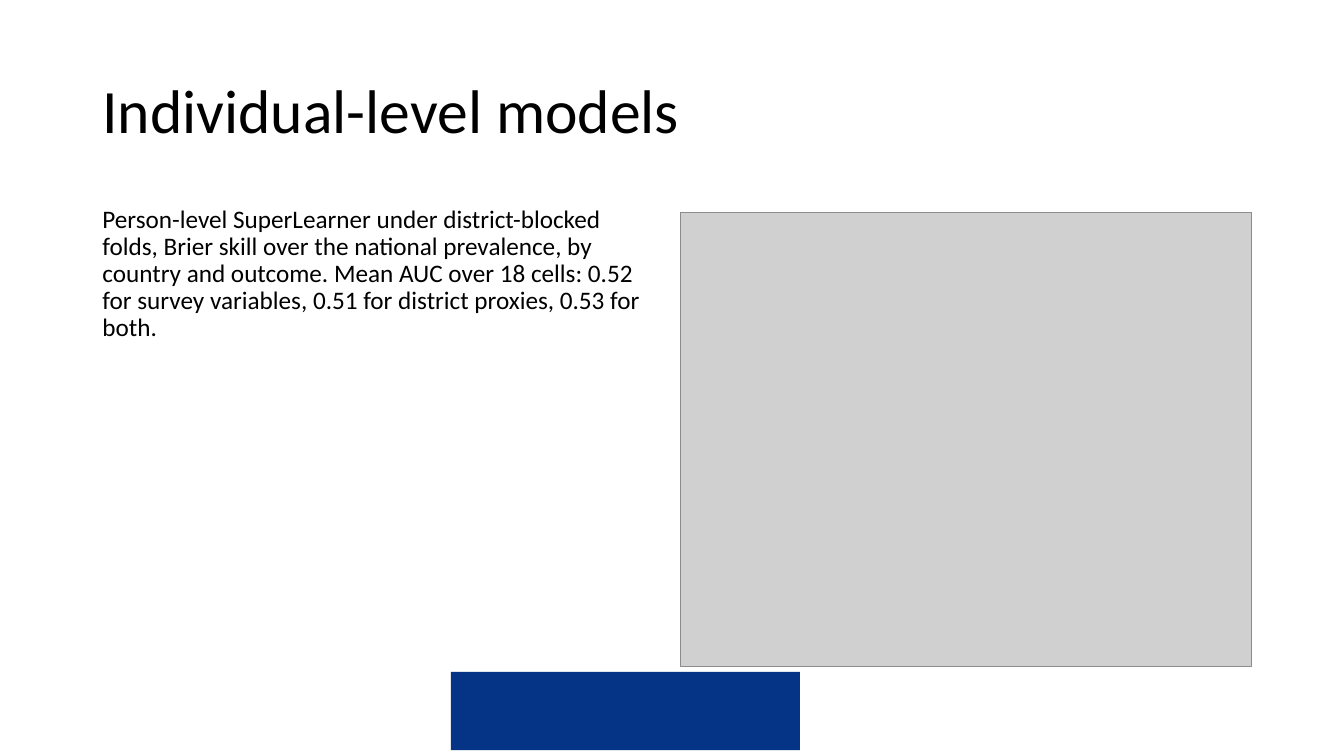
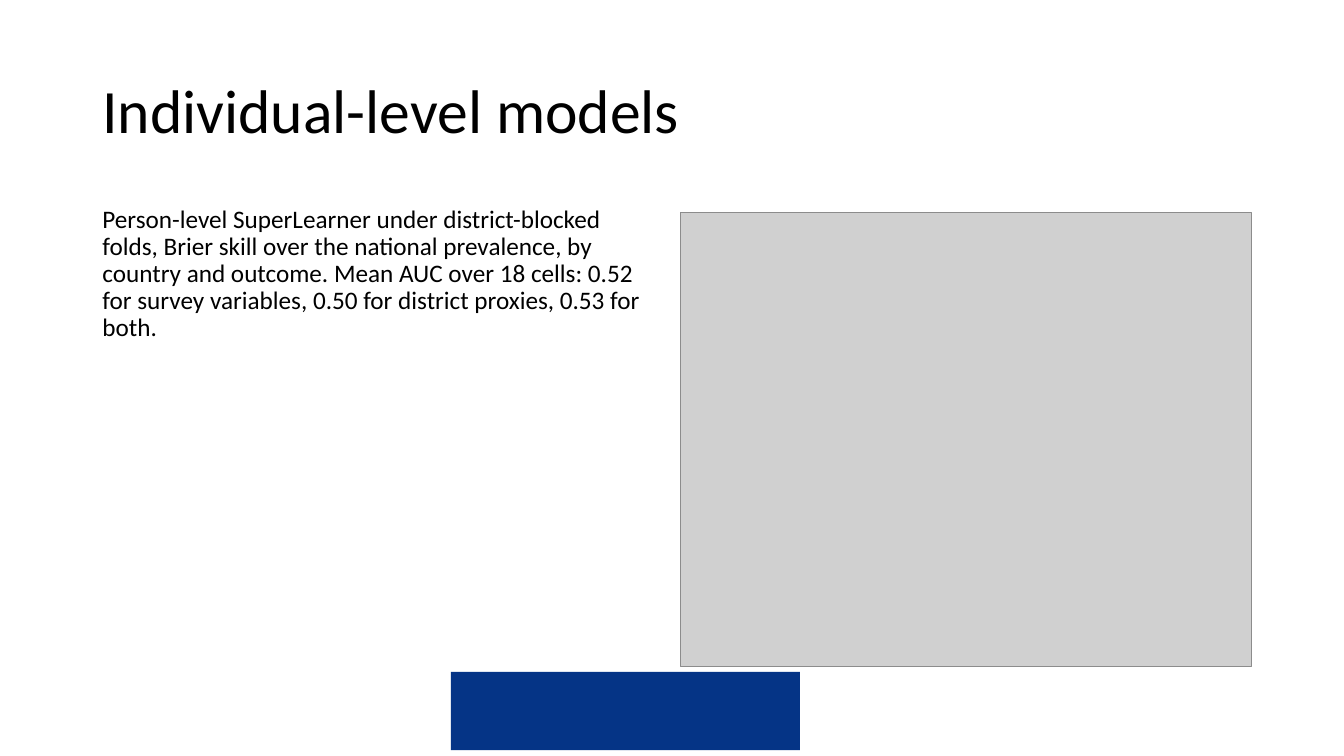
Before and after one commit to amertens/mn-prediction, a slide deck: slide 75 of docs/slides/MN-proxy-full-talk-2026-09.pptx. Drawn at 1344x756 pixels with LibreOffice and Linux fonts; fonts in the diff are those of the drawing; grey boxes stand for pictures; background and template pictures are left out. Boxes give left, top, right and bottom in pixels: in the first picture for what was removed or moved away, otherwise in the second. Text is boxed around its words. In the diff, an @@ line names an element or a change of style, - is before the commit and + after.

```diff
--- a/docs/slides/MN-proxy-full-talk-2026-09.pptx
+++ b/docs/slides/MN-proxy-full-talk-2026-09.pptx
@@ text at box(102, 210, 639, 336): text changed @@
-Person-level SuperLearner under district-blocked folds, Brier skill over the national prevalence, by country and outcome. Mean AUC over 18 cells: 0.52 for survey variables, 0.51 for district proxies, 0.53 for both.
+Person-level SuperLearner under district-blocked folds, Brier skill over the national prevalence, by country and outcome. Mean AUC over 18 cells: 0.52 for survey variables, 0.50 for district proxies, 0.53 for both.
```
Also in this commit, not shown: 5 other slides changed, 3 other files.
